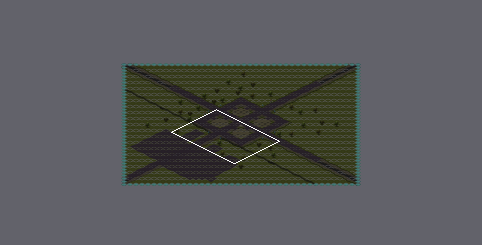
Tiled map -- Utopia/Utopia Images/Tile Maps/Bazaar.tmx. Above, an overview of the earlier version with the close-up marked.
Close-up. First the earlier version:
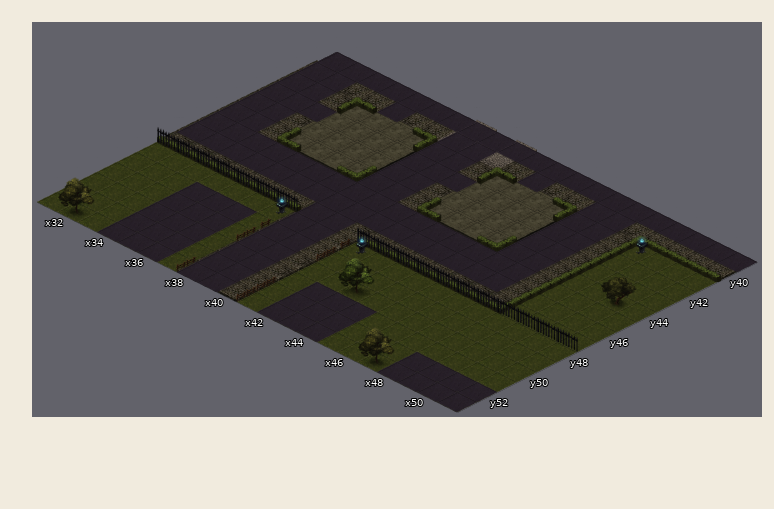
Cells are 64x32 px. Isometric: x runs down to the right, y down to the left. Shown: x 31..51, y 39..53. The commit also changed other parts of the map, which this record leaves out.
Once edited:
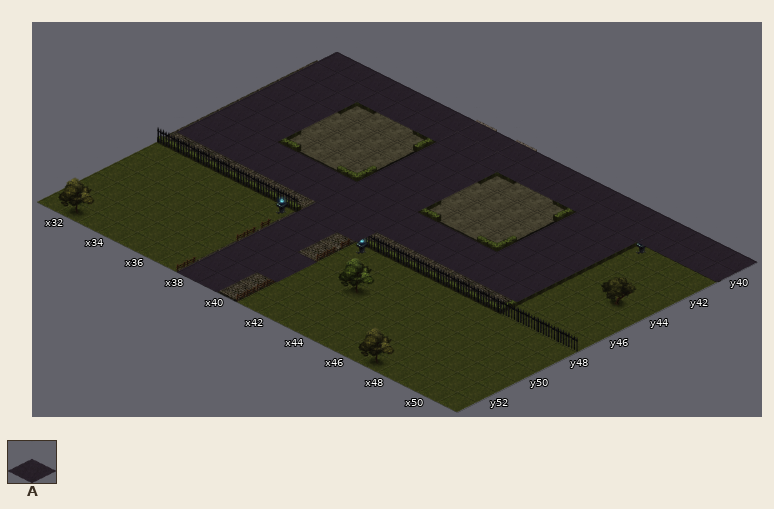
Key: from "NEW_Universal_Pack": A 85.
_ is an empty cell.
The exact change:
Layer "Walkable":
y 40: x 33..34 __ -> AA; x 36..37 __ -> AA; x 40..41 __ -> AA; x 43..44 __ -> AA; x 47..51 _____ -> AAAAA
y 41: x 33 _ -> A; x 40 _ -> A; x 47 _ -> A
y 42: x 47 _ -> A
y 43..44: x 33 _ -> A; x 40 _ -> A; x 47 _ -> A
y 45..46: x 47 _ -> A
y 47: x 40 _ -> A
y 49: x 34..36 AAA -> ___
y 50: x 34..36 AAA -> ___; x 40 _ -> A
y 51: x 34..36 AAA -> ___; x 40 _ -> A; x 42..44 AAA -> ___
y 52..53: x 34..36 AAA -> ___; x 42..44 AAA -> ___; x 48..51 AAAA -> ____
